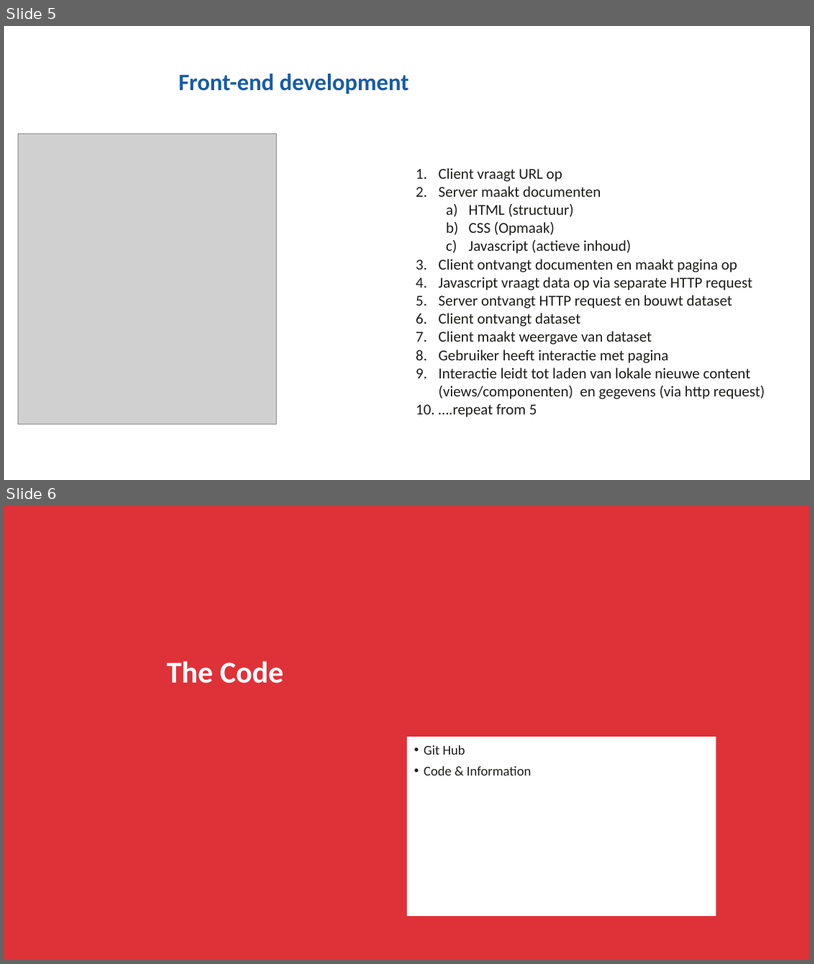
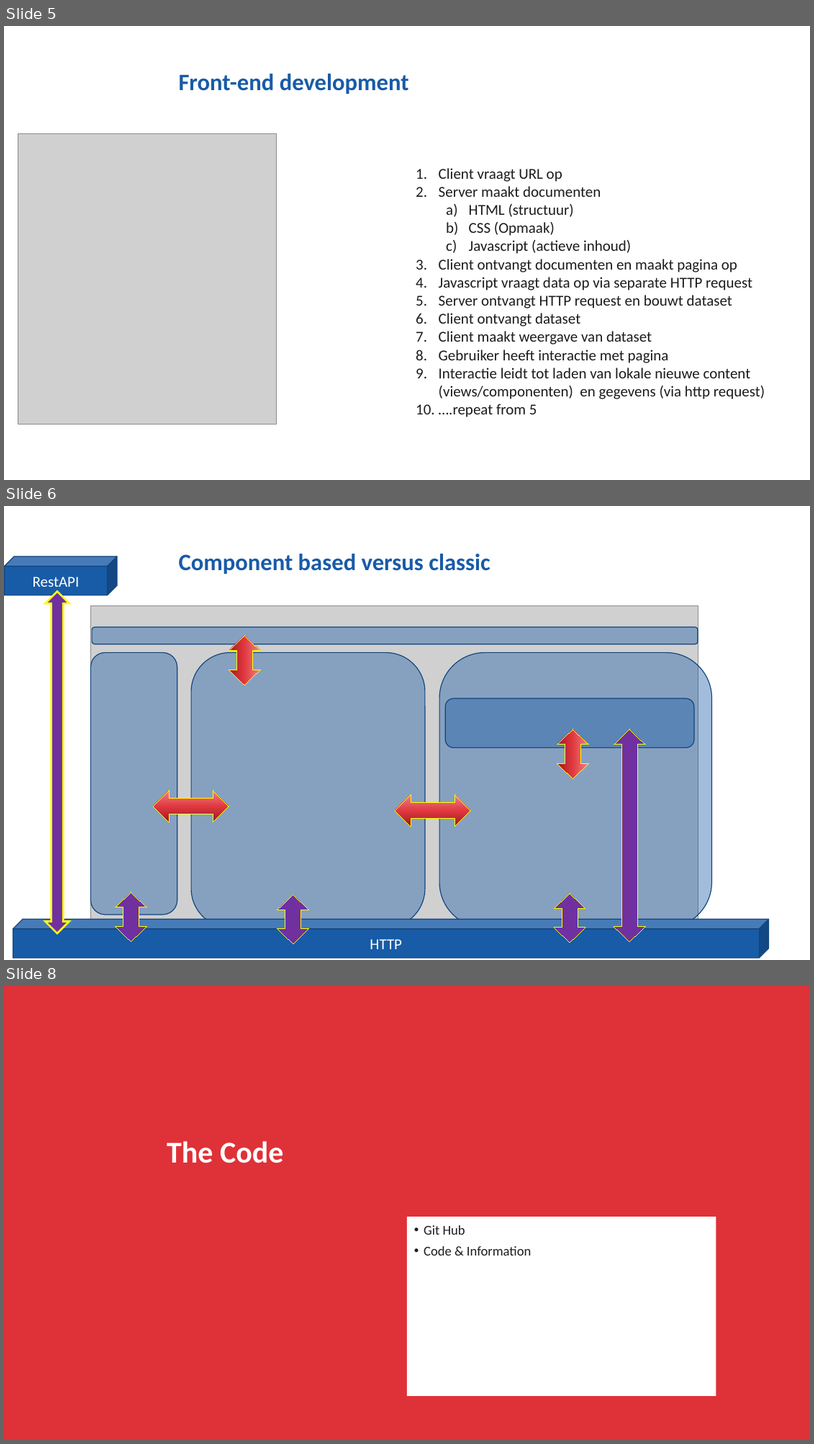
Before and after one commit to NHLStenden/Flex-WebDevelopment-FrontEndDevelopment, a slide deck: Presentatie/Front-End Development.pptx. Shown one above the other, each under a label of ours: slides 5 and 6 before the commit, slides 5, 6 and 8 after it; the slides between them are not shown. The pictures are 814x964 and 814x1444 pixels, drawn with LibreOffice and Linux fonts; fonts in the diff are those of the drawing; grey boxes stand for pictures; background and template pictures are left out. Boxes give left, top, right and bottom in pixels: in the first picture for what was removed or moved away, otherwise in the second. Text is boxed around its words. In the diff, an @@ line names an element or a change of style, - is before the commit and + after.

```diff
--- a/Presentatie/Front-End Development.pptx
+++ b/Presentatie/Front-End Development.pptx
@@ slide 6 added at [4,506,810,960], background #FFFFFF @@
@@ cube added at [5,556,117,595], fill #185BA7, outline #12437C 1 pt, 18 pt, text #FFFFFF @@
+RestAPI
@@ title added at [179,554,490,574], 28 pt, text #185BA7, bold @@
+Component based versus classic
@@ left right arrow added at [46,592,70,934], fill #7030A0, outline #FFFF00 2.25 pt @@
@@ picture added at [90,606,698,947] @@
@@ rounded rectangle added at [92,627,698,644], fill #185BA7 at 40% opacity, outline #12437C 1 pt @@
@@ rounded rectangle added at [90,652,177,914], fill #185BA7 at 40% opacity, outline #12437C 1 pt @@
@@ rounded rectangle added at [191,652,426,927], fill #185BA7 at 40% opacity, outline #12437C 1 pt @@
@@ left right arrow added at [229,636,260,685], fill gradient #9E191E to #E0373E to #EC8388, outline #FFFF00 0.75 pt @@
@@ rounded rectangle added at [440,652,712,927], fill #185BA7 at 40% opacity, outline #12437C 1 pt @@
@@ rounded rectangle added at [445,698,695,747], fill #185BA7 at 40% opacity, outline #12437C 1 pt @@
@@ left right arrow added at [557,729,589,779], fill gradient #9E191E to #E0373E to #EC8388, outline #FFFF00 0.75 pt @@
@@ left right arrow added at [614,729,646,942], fill #7030A0, outline #FFFF00 0.75 pt @@
@@ left right arrow added at [154,790,229,822], fill gradient #9E191E to #E0373E to #EC8388, outline #FFFF00 0.75 pt @@
@@ left right arrow added at [396,795,471,826], fill gradient #9E191E to #E0373E to #EC8388, outline #FFFF00 0.75 pt @@
@@ left right arrow added at [115,892,147,942], fill #7030A0, outline #FFFF00 0.75 pt @@
@@ left right arrow added at [554,893,586,942], fill #7030A0, outline #FFFF00 0.75 pt @@
@@ left right arrow added at [278,895,309,944], fill #7030A0, outline #FFFF00 0.75 pt @@
@@ cube added at [13,919,769,958], fill #185BA7, outline #12437C 1 pt, 18 pt, text #FFFFFF @@
+HTTP
@@ what was slide 6 is now slide 8 @@
```
Also in this commit, not shown: 2 other slides added.
